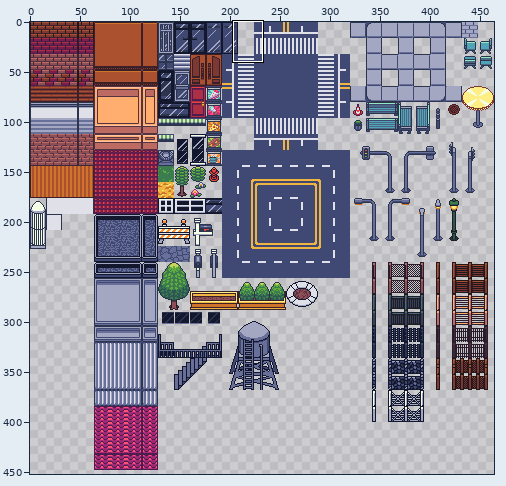
One commit to this sprite sheet: resources/outdoors.png. The first picture is a wide view before the edit; the outline marks the close-up.
Close-up. Before the edit:
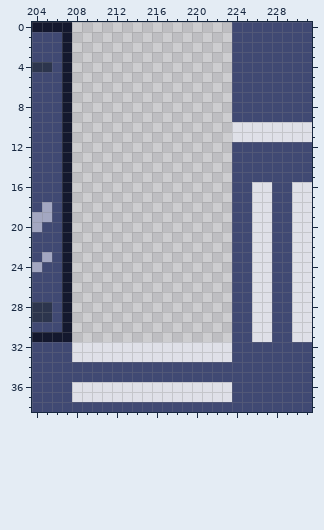
The file is 464x464 pixels. Colours within 5 levels of each other are drawn and written as one. Shown: x 204..231, y 0..38. The wide view leaves out empty margins.
The same view after the edit:
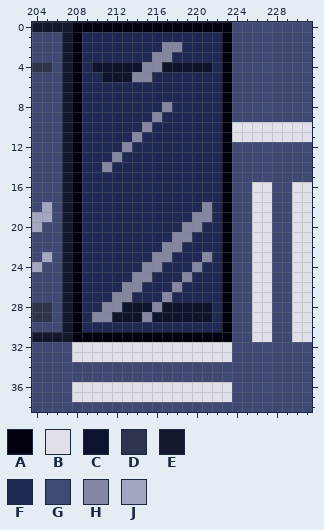
Palette (. is transparent): A #00000e  B #dfe0e8  C #0c152d  D #2c354d  E #14182e  F #202953  G #404973  H #8387a2  J #a3a7c2
Change:
y 0: x 208..223 ................ -> AAAAAAAAAAAAAAAA
y 1: x 208..223 ................ -> AFFFFFFFFFFFFFFA
y 2: x 208..223 ................ -> AFFFFFFFFHHFFFFA
y 3: x 208..223 ................ -> AFFFFFFFHHFFFFFA
y 4: x 208..223 ................ -> AFCCCCCHHCCCCCFA
y 5: x 208..223 ................ -> AFFCCCHHFFFFFFFA
y 6..7: x 208..223 ................ -> AFFFFFFFFFFFFFFA
y 8: x 208..223 ................ -> AFFFFFFFFHFFFFFA
y 9: x 208..223 ................ -> AFFFFFFFHFFFFFFA
y 10: x 208..223 ................ -> AFFFFFFHFFFFFFFA
y 11: x 208..223 ................ -> AFFFFFHFFFFFFFFA
y 12: x 208..223 ................ -> AFFFFHFFFFFFFFFA
y 13: x 208..223 ................ -> AFFFHFFFFFFFFFFA
y 14: x 208..223 ................ -> AFFHFFFFFFFFFFFA
y 15..17: x 208..223 ................ -> AFFFFFFFFFFFFFFA
y 18: x 208..223 ................ -> AFFFFFFFFFFFFHFA
y 19: x 208..223 ................ -> AFFFFFFFFFFFHHFA
y 20: x 208..223 ................ -> AFFFFFFFFFFHHFFA
y 21: x 208..223 ................ -> AFFFFFFFFFHHFFFA
y 22: x 208..223 ................ -> AFFFFFFFFHHFFFFA
y 23: x 208..223 ................ -> AFFFFFFFHHFFFHFA
y 24: x 208..223 ................ -> AFFFFFFHHFFFHFFA
y 25: x 208..223 ................ -> AFFFFFHHFFFHFFFA
y 26: x 208..223 ................ -> AFFFFHHFFFHFFFFA
y 27: x 208..223 ................ -> AFFFHHFFFHFFFFFA
y 28: x 208..223 ................ -> AFFHHCCCHCCCCCFA
y 29: x 208..223 ................ -> AFHHCCCHCCCCCCFA
y 30: x 208..223 ................ -> AFFFFFFFFFFFFFFA
y 31: x 208..223 ................ -> AAAAAAAAAAAAAAAA
Changed places in both close-ups, as pixel boxes (x1, y1, x2, y2):
added: (72, 22, 232, 342)
